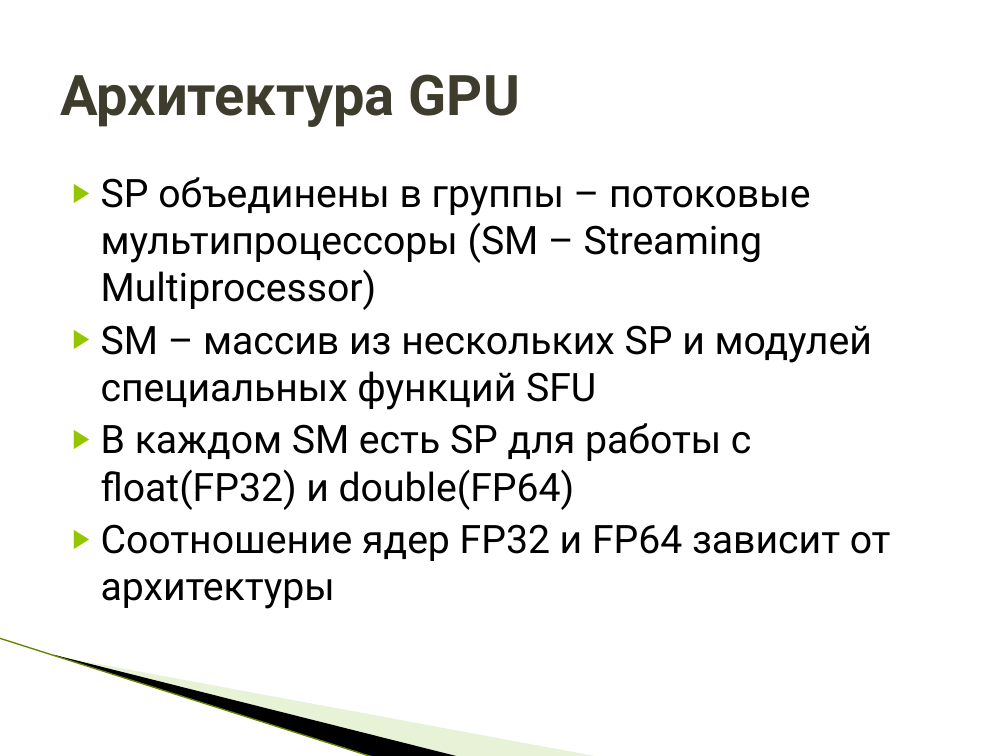
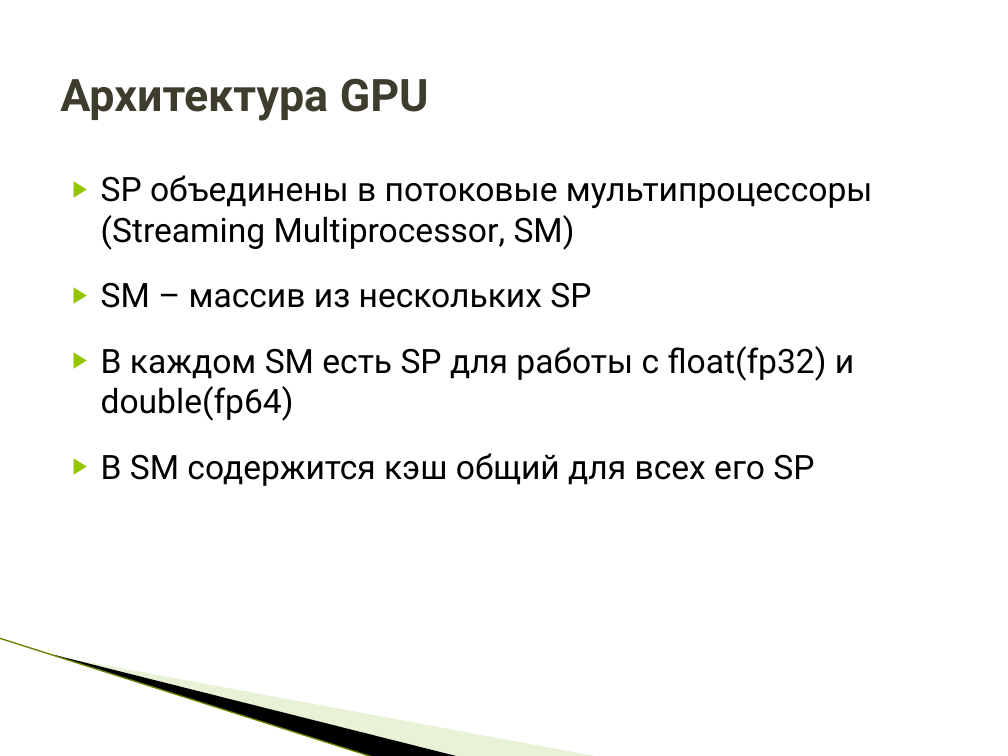
Before and after one commit to HPC-lab-ITIS/CUDA, a slide deck: slide 19 of materials/lec_0/lec_0.pptx (slide 18 before the commit). Drawn at 1008x756 pixels with LibreOffice and Linux fonts; fonts in the diff are those of the drawing; background and template pictures are left out. Boxes give left, top, right and bottom in pixels: in the first picture for what was removed or moved away, otherwise in the second. Text is boxed around its words. In the diff, an @@ line names an element or a change of style, - is before the commit and + after.

```diff
--- a/materials/lec_0/lec_0.pptx
+++ b/materials/lec_0/lec_0.pptx
@@ title "Архитектура GPU" at box(60, 78, 429, 121): size 40 to 32 pt @@
@@ text at box(101, 175, 873, 486): text changed; size 28 to 24 pt @@
-▶ SP объединены в группы – потоковые мультипроцессоры (SM – Streaming Multiprocessor)
-▶ SM – массив из нескольких SP и модулей специальных функций SFU
-▶ В каждом SM есть SP для работы с float(FP32) и double(FP64)
-▶ Соотношение ядер FP32 и FP64 зависит от архитектуры
+▶ SP объединены в потоковые мультипроцессоры (Streaming Multiprocessor, SM)
+▶ SM – массив из нескольких SP
+▶ В каждом SM есть SP для работы с float(fp32) и double(fp64)
+▶ В SM содержится кэш общий для всех его SP
```
Also in this commit, not shown: 12 other slides changed, 10 slides added, 17 slides removed, 3 other files.
